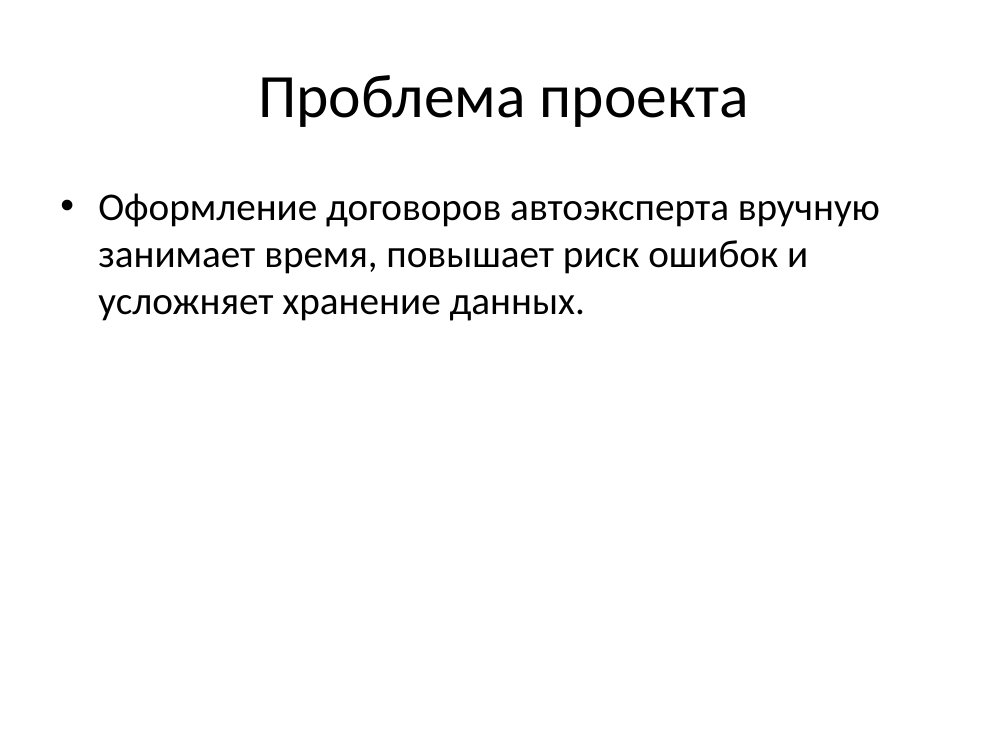
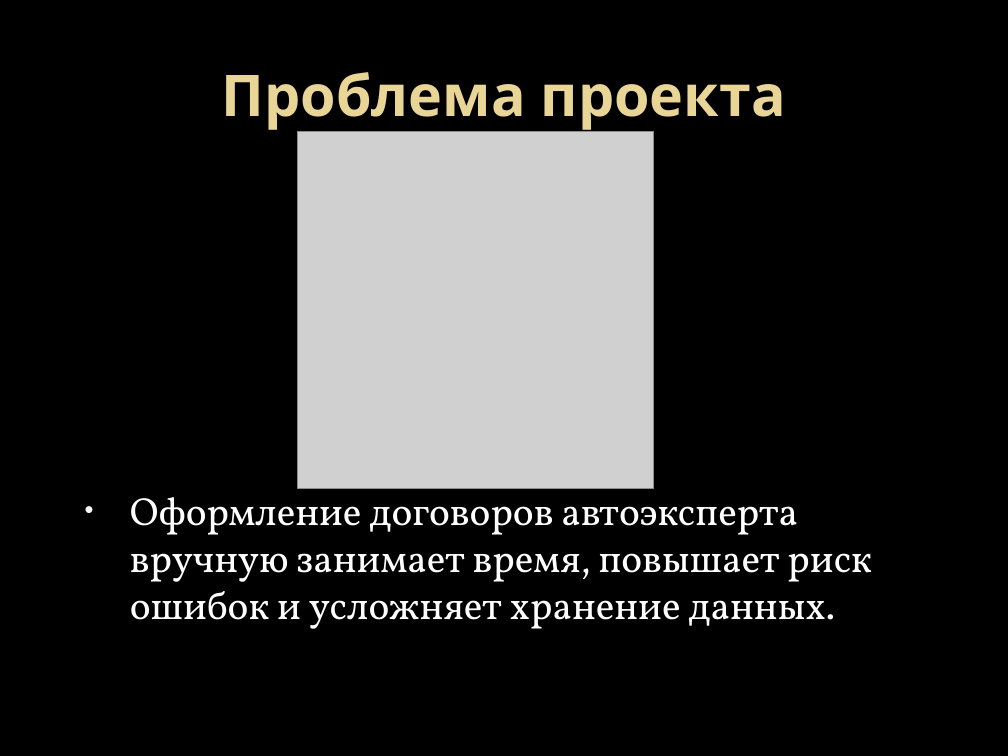
Before and after one commit to Ivan9005/autoexpert-bot, a slide deck: slide 3 of presentation/Система автоматизации оформления договоров автоэксперта на базе Telegram-бота.pptx. Drawn at 1008x756 pixels with LibreOffice and Linux fonts; fonts in the diff are those of the drawing; grey boxes stand for pictures; background and template pictures are left out. Boxes give left, top, right and bottom in pixels: in the first picture for what was removed or moved away, otherwise in the second. Text is boxed around its words. In the diff, an @@ line names an element or a change of style, - is before the commit and + after.

```diff
--- a/presentation/Система автоматизации оформления договоров автоэксперта на базе Telegram-бота.pptx
+++ b/presentation/Система автоматизации оформления договоров автоэксперта на базе Telegram-бота.pptx
@@ background #FFFFFF to picture (left out) @@
@@ title "Проблема проекта" at (x1=221, y1=72, x2=786, y2=130): size 44 to 41 pt, font Calibri to Noto Sans, text colour #000000 to gradient #EAD696 to #E7D081, bold on @@
@@ picture added at (x1=297, y1=132, x2=653, y2=488) @@
@@ text "Оформление договоров автоэксперта вручную занимает ..." moved from (x1=98, y1=193, x2=880, y2=321) to (x1=130, y1=488, x2=872, y2=629) @@
@@ text "Оформление договоров автоэксперта вручную занимает ..." at (x1=130, y1=488, x2=872, y2=629): font Calibri to Vollkorn, text colour #000000 to #FFFFFF; indent changed @@
```
Also in this commit, not shown: 15 other slides changed.
